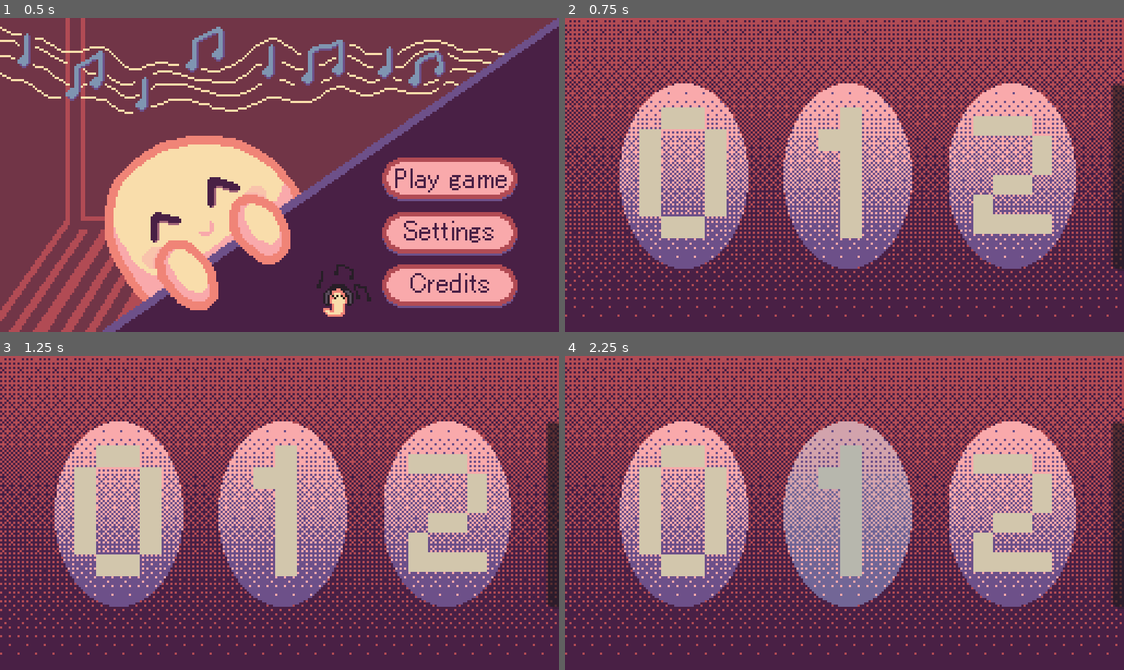
Above: before the commit, frames 1-4 (two rows, left to right).
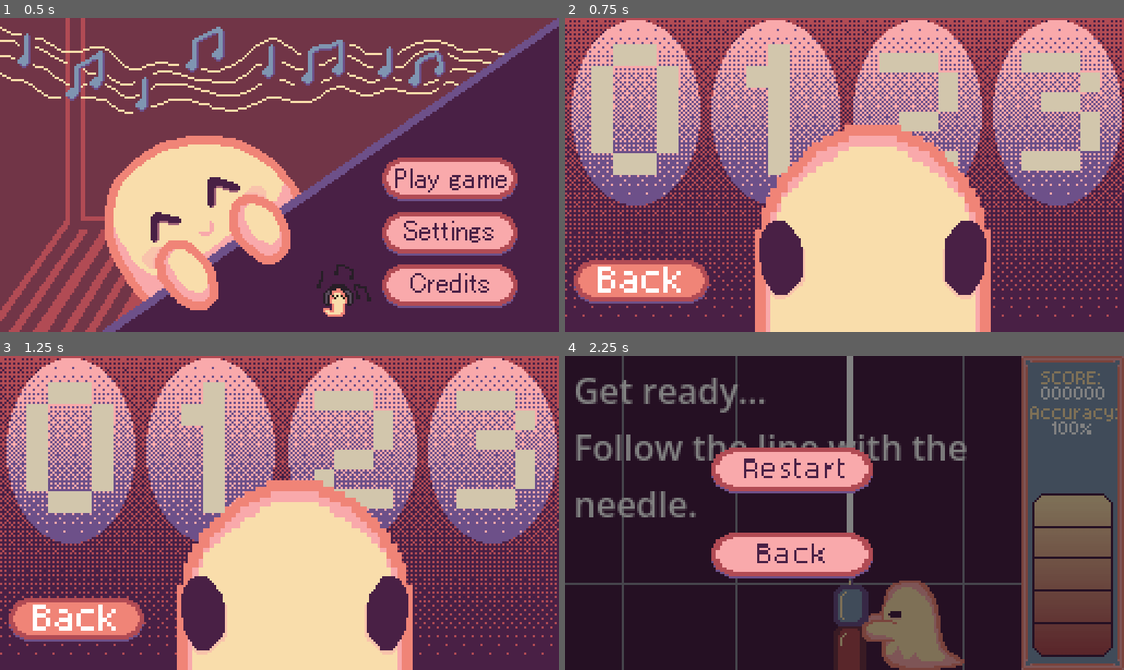
Above: after the commit, the same moments.

Repository: Arturilumae/Shapes
Game: Godot game, scene res://Scenes/MainMenu.tscn
Two runs of this game, one before a commit and one after it. Both use one fixed random seed, a clock stepped at 60 frames per second and the inputs below. Sound files missing from this copy of the repository are replaced by a short silence.
Inputs (mouse positions are in pixels of both pictures, inside the frame that each line leads up to; where the layout moved, square brackets give the same spot in the first picture):
- Up to frame 1 (0.5 s): no input
- Up to frame 2 (0.75 s): click (1012, 178) at 0.5 s
- Up to frame 3 (1.25 s): no input
- Up to frame 4 (2.25 s): click (637, 450) [682, 513] at 1.25 s; click (850, 513) at 2.02 s

Frame 1 is identical in both runs. In frame 2, 68% of the frame differs, in the area x 1-100%, y 0-100%; in frame 3, 68%; in frame 4, 98%, in the area x 0-100%, y 0-100%.

Commit message:
levelSelector

Diff:
--- a/shapes/Scenes/LevelSelect.tscn
+++ b/shapes/Scenes/LevelSelect.tscn
@@ -5,6 +5,9 @@
 [ext_resource type="Texture2D" uid="uid://cwpsesui3hcms" path="res://Art/levelselectgost-Sheet.png" id="2_fo23m"]
 [ext_resource type="Texture2D" uid="uid://chn1328vigqp1" path="res://Art/levelSelectnuppudHover.png" id="3_8sr8g"]
 [ext_resource type="Texture2D" uid="uid://dpvummj11wu5u" path="res://Art/levelSelectnuppud1.png" id="4_045ii"]
+[ext_resource type="Script" uid="uid://cdskmsw07xeq5" path="res://Scripts/playButton.gd" id="5_b56eh"]
+[ext_resource type="Texture2D" uid="uid://vgxqbl6fwk23" path="res://Art/buttons.png" id="6_w36p5"]
+[ext_resource type="FontFile" uid="uid://oxkynrojvw1d" path="res://Art/aseprite.otf" id="7_b56eh"]
 
 [sub_resource type="AtlasTexture" id="AtlasTexture_yf5fn"]
 atlas = ExtResource("4_045ii")
@@ -24,48 +27,51 @@
 
 [sub_resource type="AtlasTexture" id="AtlasTexture_fcnqv"]
 atlas = ExtResource("4_045ii")
-region = Rect2(128, 0, 58, 85)
+region = Rect2(127, 0, 59, 85)
 
 [sub_resource type="AtlasTexture" id="AtlasTexture_7numd"]
 atlas = ExtResource("3_8sr8g")
+region = Rect2(127, 0, 59, 85)
 
-[sub_resource type="AtlasTexture" id="AtlasTexture_1cx81"]
-atlas = ExtResource("2_fo23m")
-region = Rect2(0, 0, 260, 144)
+[sub_resource type="AtlasTexture" id="AtlasTexture_uud5k"]
+atlas = ExtResource("4_045ii")
+region = Rect2(189, 0, 59, 85)
 
-[sub_resource type="AtlasTexture" id="AtlasTexture_1qomi"]
-atlas = ExtResource("2_fo23m")
-region = Rect2(260, 0, 260, 144)
+[sub_resource type="AtlasTexture" id="AtlasTexture_c2wqx"]
+atlas = ExtResource("3_8sr8g")
+region = Rect2(189, 0, 59, 85)
 
 [sub_resource type="AtlasTexture" id="AtlasTexture_8sr8g"]
 atlas = ExtResource("2_fo23m")
-region = Rect2(520, 0, 260, 144)
+region = Rect2(5, 0, 259, 144)
 
 [sub_resource type="AtlasTexture" id="AtlasTexture_045ii"]
 atlas = ExtResource("2_fo23m")
-region = Rect2(780, 0, 260, 144)
+region = Rect2(264, 0, 259, 144)
 
 [sub_resource type="AtlasTexture" id="AtlasTexture_w36p5"]
 atlas = ExtResource("2_fo23m")
-region = Rect2(1040, 0, 260, 144)
+region = Rect2(523, 0, 259, 144)
 
 [sub_resource type="AtlasTexture" id="AtlasTexture_b56eh"]
 atlas = ExtResource("2_fo23m")
-region = Rect2(1300, 0, 260, 144)
+region = Rect2(782, 0, 259, 144)
 
 [sub_resource type="AtlasTexture" id="AtlasTexture_qwtt3"]
 atlas = ExtResource("2_fo23m")
-region = Rect2(1560, 0, 260, 144)
+region = Rect2(1041, 0, 259, 144)
+
+[sub_resource type="AtlasTexture" id="AtlasTexture_rhsa1"]
+atlas = ExtResource("2_fo23m")
+region = Rect2(1300, 0, 259, 144)
+
+[sub_resource type="AtlasTexture" id="AtlasTexture_pp72x"]
+atlas = ExtResource("2_fo23m")
+region = Rect2(1559, 0, 259, 144)
 
 [sub_resource type="SpriteFrames" id="SpriteFrames_g4v7s"]
 animations = [{
 "frames": [{
-"duration": 1.0,
-"texture": SubResource("AtlasTexture_1cx81")
-}, {
-"duration": 1.0,
-"texture": SubResource("AtlasTexture_1qomi")
-}, {
 "duration": 1.0,
 "texture": SubResource("AtlasTexture_8sr8g")
 }, {
@@ -80,11 +86,25 @@
 }, {
 "duration": 1.0,
 "texture": SubResource("AtlasTexture_qwtt3")
+}, {
+"duration": 1.0,
+"texture": SubResource("AtlasTexture_rhsa1")
+}, {
+"duration": 1.0,
+"texture": SubResource("AtlasTexture_pp72x")
 }],
-"loop": 1,
+"loop": 2,
 "name": &"default",
 "speed": 7.0
 }]
+
+[sub_resource type="AtlasTexture" id="AtlasTexture_7wphs"]
+atlas = ExtResource("6_w36p5")
+region = Rect2(41, 92, 62, 20)
+
+[sub_resource type="AtlasTexture" id="AtlasTexture_3pu4w"]
+atlas = ExtResource("6_w36p5")
+region = Rect2(42, 59, 62, 20)
 
 [node name="LevelSelect" type="Control" unique_id=2113504259]
 layout_mode = 3
@@ -99,11 +119,15 @@
 texture = ExtResource("2_1cx81")
 
 [node name="GridContainer" type="GridContainer" parent="Sprite2D" unique_id=1769550902]
-offset_left = -103.0
-offset_top = -42.0
-offset_right = 125.0
-offset_bottom = 58.0
-theme_override_constants/h_separation = 16
+anchors_preset = 5
+anchor_left = 0.5
+anchor_right = 0.5
+offset_left = -253.0
+offset_top = -71.0
+offset_right = 3.0
+offset_bottom = 73.0
+grow_horizontal = 2
+theme_override_constants/h_separation = 5
 columns = 4
 script = ExtResource("1_chbko")
 
@@ -111,27 +135,56 @@
 layout_mode = 2
 texture_normal = SubResource("AtlasTexture_yf5fn")
 texture_hover = SubResource("AtlasTexture_d0u6y")
+script = ExtResource("5_b56eh")
 
 [node name="Button" type="TextureButton" parent="Sprite2D/GridContainer" unique_id=221348269]
 layout_mode = 2
 texture_normal = SubResource("AtlasTexture_57qmd")
 texture_hover = SubResource("AtlasTexture_3gngh")
+script = ExtResource("5_b56eh")
 
 [node name="Button2" type="TextureButton" parent="Sprite2D/GridContainer" unique_id=1301460411]
 layout_mode = 2
 texture_normal = SubResource("AtlasTexture_fcnqv")
 texture_hover = SubResource("AtlasTexture_7numd")
+script = ExtResource("5_b56eh")
 
-[node name="Button3" type="Button" parent="Sprite2D/GridContainer" unique_id=1396545066]
+[node name="button3" type="TextureButton" parent="Sprite2D/GridContainer" unique_id=1673518567]
 layout_mode = 2
-theme_override_font_sizes/font_size = 52
-text = "3"
+texture_normal = SubResource("AtlasTexture_uud5k")
+texture_hover = SubResource("AtlasTexture_c2wqx")
+script = ExtResource("5_b56eh")
 
 [node name="AnimatedSprite2D" type="AnimatedSprite2D" parent="Sprite2D" unique_id=1179529077]
-visible = false
-position = Vector2(3, 26)
+position = Vector2(15, 0)
+scale = Vector2(0.9846154, 1)
 sprite_frames = SubResource("SpriteFrames_g4v7s")
 autoplay = "default"
-frame_progress = 0.2936841
+frame = 5
+frame_progress = 0.068871036
 
+[node name="Backbutton" type="TextureButton" parent="Sprite2D" unique_id=1571547690]
+offset_left = -124.0
+offset_top = 39.0
+offset_right = -62.0
+offset_bottom = 59.0
+texture_normal = SubResource("AtlasTexture_7wphs")
+texture_hover = SubResource("AtlasTexture_3pu4w")
+script = ExtResource("5_b56eh")
+
+[node name="Label" type="Label" parent="Sprite2D/Backbutton" unique_id=437716217]
+layout_mode = 0
+offset_left = 11.0
+offset_top = 3.0
+offset_right = 57.0
+offset_bottom = 26.0
+theme_override_fonts/font = ExtResource("7_b56eh")
+theme_override_font_sizes/font_size = 14
+text = "Back"
+
+[connection signal="pressed" from="Sprite2D/GridContainer/Button0" to="Sprite2D/GridContainer/Button0" method="_on_pressed_lvl0"]
 [connection signal="pressed" from="Sprite2D/GridContainer/Button" to="Sprite2D/GridContainer/Button" method="_on_pressed"]
+[connection signal="pressed" from="Sprite2D/GridContainer/Button" to="Sprite2D/GridContainer/Button" method="_on_pressed_lvl1"]
+[connection signal="pressed" from="Sprite2D/GridContainer/Button2" to="Sprite2D/GridContainer/Button2" method="_on_pressed_lvl2"]
+[connection signal="pressed" from="Sprite2D/GridContainer/button3" to="Sprite2D/GridContainer/button3" method="_on_pressed_lvl3"]
+[connection signal="pressed" from="Sprite2D/Backbutton" to="Sprite2D/Backbutton" method="_on_pressed_back"]
--- a/shapes/Scenes/MainMenu.tscn
+++ b/shapes/Scenes/MainMenu.tscn
@@ -4,7 +4,7 @@
 [ext_resource type="Texture2D" uid="uid://vgxqbl6fwk23" path="res://Art/buttons.png" id="2_8um5k"]
 [ext_resource type="Script" uid="uid://cdskmsw07xeq5" path="res://Scripts/playButton.gd" id="3_xim88"]
 [ext_resource type="Texture2D" uid="uid://cdb0ly7lqkwbx" path="res://Art/text.png" id="4_koqhg"]
-[ext_resource type="AudioStream" uid="uid://q8o0f0jw3qck" path="res://maintheme.ogg" id="6_8um5k"]
+[ext_resource type="AudioStream" uid="uid://q8o0f0jw3qck" path="res://levels/demo/maintheme.ogg" id="6_8um5k"]
 [ext_resource type="Texture2D" uid="uid://c5h3qysj4lgre" path="res://Art/Headphones.png" id="6_xim88"]
 
 [sub_resource type="AtlasTexture" id="AtlasTexture_nvly8"]
--- a/shapes/Scenes/Rasmus.tscn
+++ /dev/null
@@ -1,5 +0,0 @@
-[gd_scene format=3 uid="uid://cfwlhdkx6kug8"]
-
-[ext_resource type="PackedScene" uid="uid://byl4173f3s6os" path="res://Scenes/main.tscn" id="1_3rye7"]
-
-[node name="Main" unique_id=356827938 instance=ExtResource("1_3rye7")]
--- a/shapes/Scripts/playButton.gd
+++ b/shapes/Scripts/playButton.gd
@@ -18,3 +18,15 @@
 
 func _on_pressed_credits() -> void:
 	get_tree().change_scene_to_file("res://Scenes/credits.tscn")
+
+func _on_pressed_back() -> void:
+	get_tree().change_scene_to_file("res://Scenes/MainMenu.tscn")
+
+func _on_pressed_lvl0() -> void:
+	get_tree().change_scene_to_file("res://Scenes/level_0.tscn")
+func _on_pressed_lvl1() -> void:
+	get_tree().change_scene_to_file("res://Scenes/level_1.tscn")
+func _on_pressed_lvl2() -> void:
+	get_tree().change_scene_to_file("res://Scenes/level_2.tscn")
+func _on_pressed_lvl3() -> void:
+	get_tree().change_scene_to_file("res://Scenes/level_3.tscn")
--- a/shapes/jaagup.tscn
+++ /dev/null
@@ -1,8 +0,0 @@
-[gd_scene format=3 uid="uid://c3xij7k6rjqe"]
-
-[ext_resource type="PackedScene" uid="uid://de1ykmexkfmvw" path="res://Scenes/line.tscn" id="1_qyh50"]
-
-[node name="Node2D" type="Node2D" unique_id=1647254738]
-
-[node name="Line" parent="." unique_id=1634272210 instance=ExtResource("1_qyh50")]
-position = Vector2(212, 68)
Not shown: 1 places in shapes/Scenes/MainMenu.tscn that only renumber resources
Not shown, added: shapes/levels/demo/maintheme.ogg.import
Not shown, removed: shapes/maintheme.ogg.import
Not shown, added: shapes/levels/demo/maintheme.ogg
